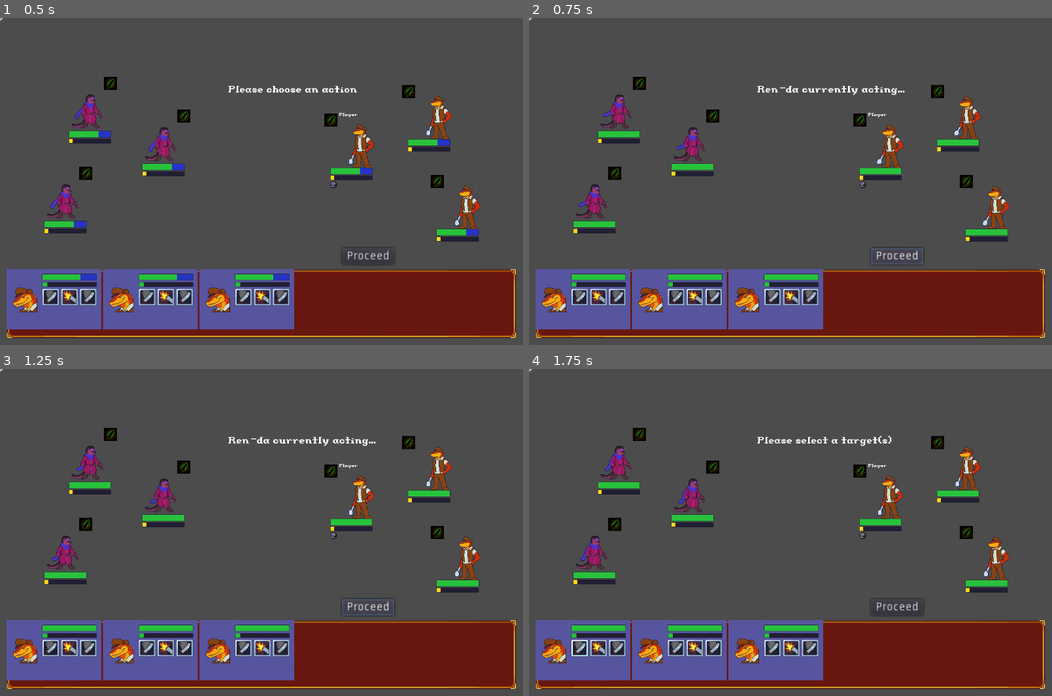
Above: before the commit, frames 1-4 (two rows, left to right).
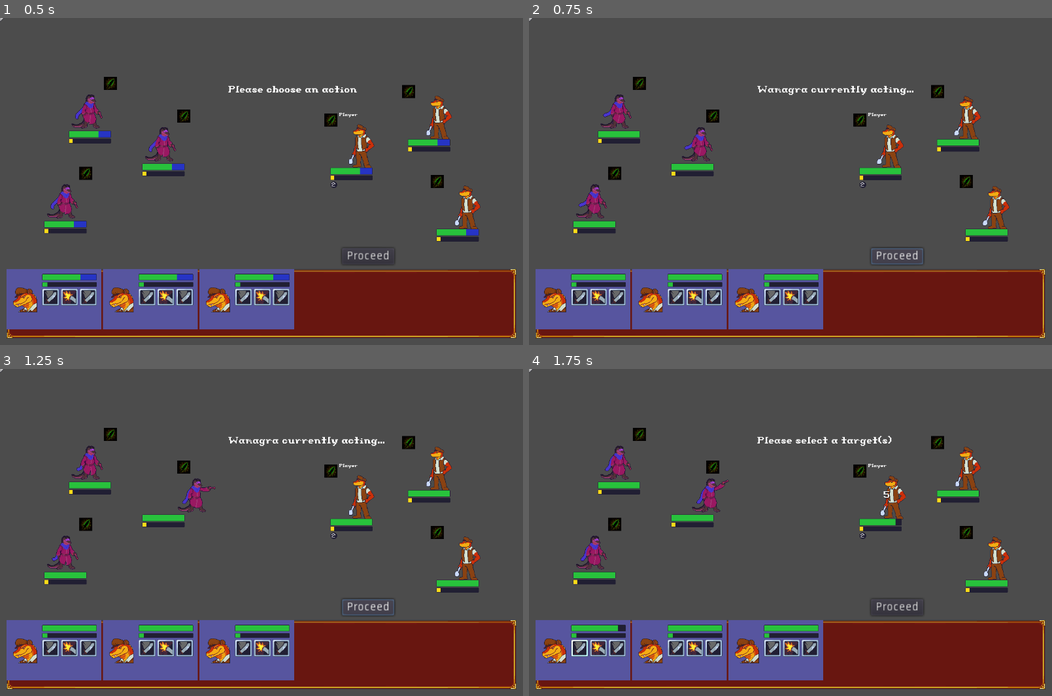
Above: after the commit, the same moments.

Repository: Introdile/SenRPG
Game: Godot game, scene res://Battle/Battle.tscn
Same seed, same stepped clock (60 frames per second), same inputs: the game is played once before the commit and once after it.
Inputs (mouse positions are in pixels of both pictures, inside the frame that each line leads up to):
- Up to frame 1 (0.5 s): no input
- Up to frame 2 (0.75 s): click "Proceed" at 0.5 s
- Up to frame 3 (1.25 s): no input
- Up to frame 4 (1.75 s): click (581, 646) at 1.27 s

Frame 1 is identical in both runs. In frame 2, 0.7% of the frame differs, in the area x 27-74%, y 20-44%; in frame 3, 0.9%; in frame 4, 1.0%, in the area x 17-72%, y 32-81%.

Commit message:
fuckin stuff
worked a lil more on status... need to make abilities add status effects and work on the ui next

Diff:
--- a/Battle/Battle.gd
+++ b/Battle/Battle.gd
@@ -130,21 +130,25 @@
 			if !actionOrder.front().animating:
 				stProcessor.processStatus(actionOrder.front(),"START_OF_ACTION")
 				sl = actionOrder.front().name + " currently acting..."
-				actionOrder.front().performAction()
+				if !actionOrder.front().performAction():
+					passTurn()
 
 	stateLabel.text = sl
+
+func passTurn():
+	if state == battleState.ACTION:
+		if actionOrder.size()-1 > 0:
+			actionOrder.pop_front()
+		else:
+			actionOrder.pop_front()
+			changeState(battleState.FOE)
 
 func changeState(newState):
 	lastState = state
 	state = newState
 
 func _on_battler_clearanimstacks():
-	if state == battleState.ACTION:
-		if actionOrder.size()-1 > 0:
-			actionOrder.pop_front()
-		else:
-			actionOrder.pop_front()
-			changeState(battleState.FOE)
+	passTurn()
 
 func _on_battler_hover(object,event):
 	if state == battleState.TARGET:
--- a/Battle/Battler.gd
+++ b/Battle/Battler.gd
@@ -190,6 +190,7 @@
 #	print(name + " performing animation for ability " + action["name"] + ". Anim stack size = " + str(animationStack.size()))
 
 	animating = true
+	return true
 
 func move_sprite(pos_key,tween_speed):
 	# pos_key accepts a string that indicates the position
--- a/Battle/statusProcessor.gd
+++ b/Battle/statusProcessor.gd
@@ -13,12 +13,13 @@
 				if st["time"] == time_key:
 
 					checkProcessStack(st, eff)
-					print("Status " + eff.name + " would process right now!")
+#					print("Status " + eff.name + " would process right now!")
 
 
 static func checkProcessStack(process, status):
 	match process["type"]:
 		"REDUCE": _REDUCE(process, status)
+		"INTERRUPT": _INTERRUPT(process, status)
 
 static func _REDUCE(process, status):
 	var psTarget = status.attached
@@ -31,9 +32,18 @@
 			elif process["reduce"] == "PERCENT":
 				var htr = psTarget.character.base_health * (0.01 * process["power"])
 				psTarget.character.removeHP(htr)
-		"TOUGH":
-			var newMod = { "MOD_TYPE":process["reduce"], "MOD":(0.01 * process["power"]), "SOURCE":psSource }
-			print(newMod)
-			print("Before: " + str(psTarget.character.getTough()))
+		_:
+			# this is the generic stat
+			var n
+			if process["reduce"] == "PERCENT":
+				n = -(0.01 * process["power"])
+			else:
+				n = process["power"]
+			var newMod = { "MOD_TYPE":process["reduce"], "MOD":n, "SOURCE":psSource }
 			psTarget.character.addStatModifier(process["stat"],newMod)
-			print("After: " + str(psTarget.character.getTough()))
+
+static func _INTERRUPT(process,status):
+	var psTarget = status.attached
+	var psSource = status.source
+	print("Interrupt!")
+	psTarget.action = null
--- a/Database/effectDatabase.json
+++ b/Database/effectDatabase.json
@@ -20,7 +20,7 @@
 		"can_stack": true,
 		"max_stacks": 4	,
 		"process": [
-			{ "time":"START_OF_ACTION", "type":"REDUCE", "stat":"TOUGH", "reduce":"PERCENT","power": 50 },
+			{ "time":"START_OF_ACTION", "type":"INTERRUPT", "stat":"TOUGH", "reduce":"PERCENT","power": 2 },
 		],
 	},
 	"2": {
--- a/Scripts/character.gd
+++ b/Scripts/character.gd
@@ -81,7 +81,7 @@
 		for i in mod:
 			match i["MOD_TYPE"]:
 				"FLAT": add += i["MOD"]
-				"PERCENT": mult *= i["MOD"]
+				"PERCENT": mult += i["MOD"]
 
 		print(str(add) + " x " + str(mult))
 		val = (float(val) + add) * mult
